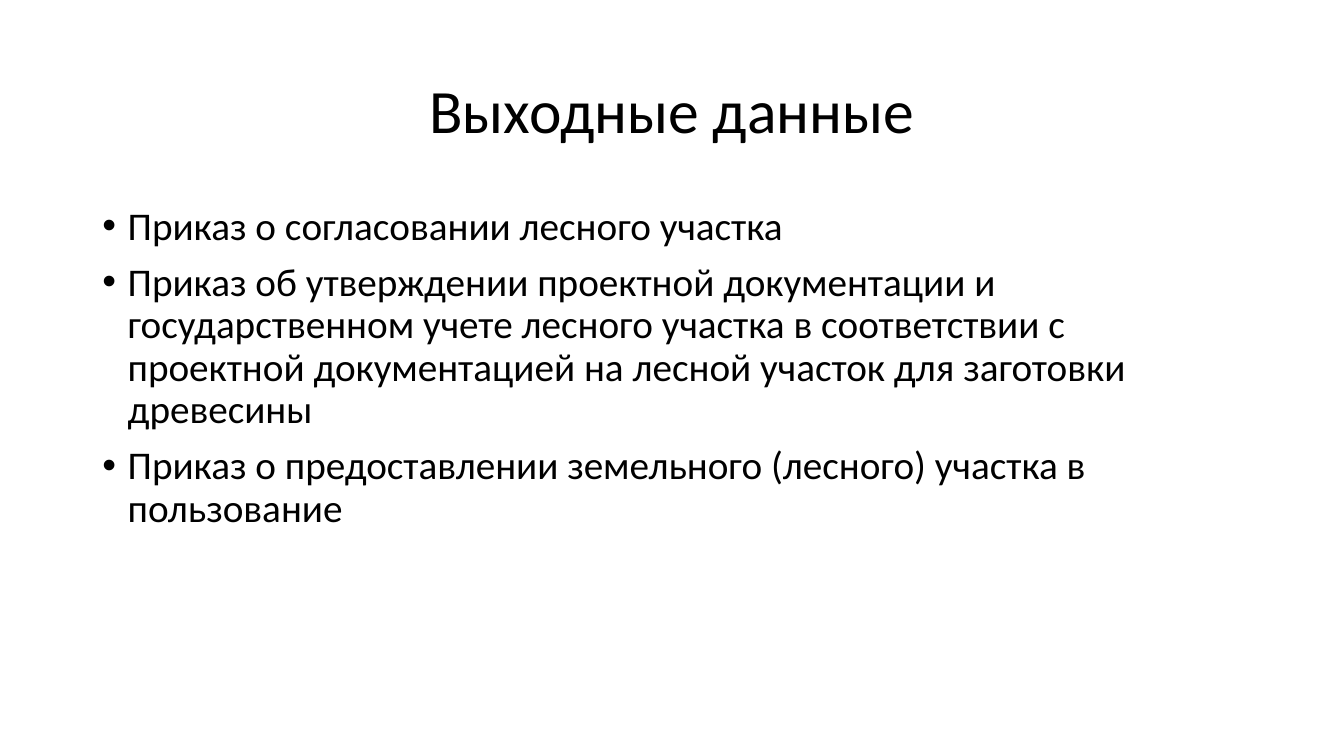
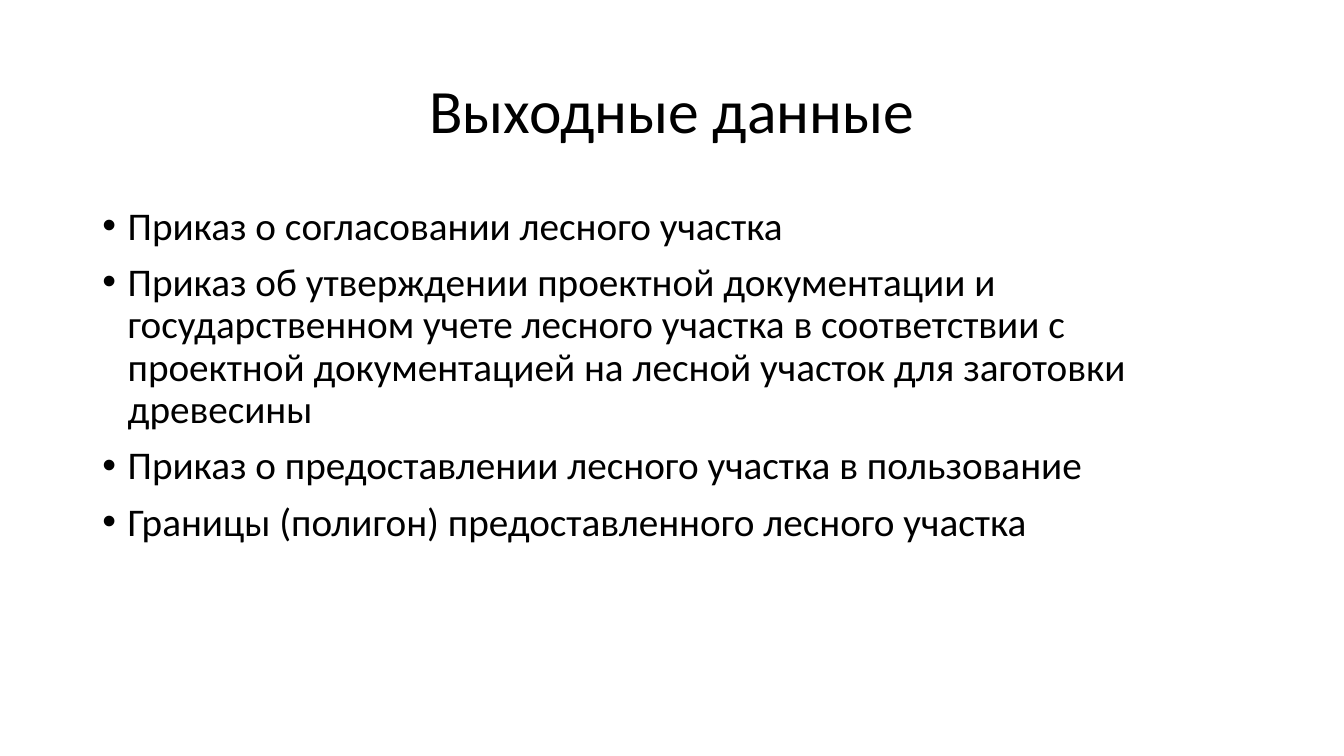
Before and after one commit to mcdodik20008/docs, a slide deck: slide 12 of Презентация.pptx (slide 11 before the commit). Drawn at 1344x756 pixels with LibreOffice and Linux fonts; fonts in the diff are those of the drawing. Boxes give left, top, right and bottom in pixels: in the first picture for what was removed or moved away, otherwise in the second. Text is boxed around its words. In the diff, an @@ line names an element or a change of style, - is before the commit and + after.

```diff
--- a/Презентация.pptx
+++ b/Презентация.pptx
@@ text at bbox=[128, 454, 1082, 543]: text changed; text colour #000000 to #303030 @@
-• Приказ о предоставлении земельного (лесного) участка в пользование
+• Приказ о предоставлении лесного участка в пользование
+• Границы (полигон) предоставленного лесного участка
```
Also in this commit, not shown: 11 other slides changed, 1 slide added, 2 other files.
